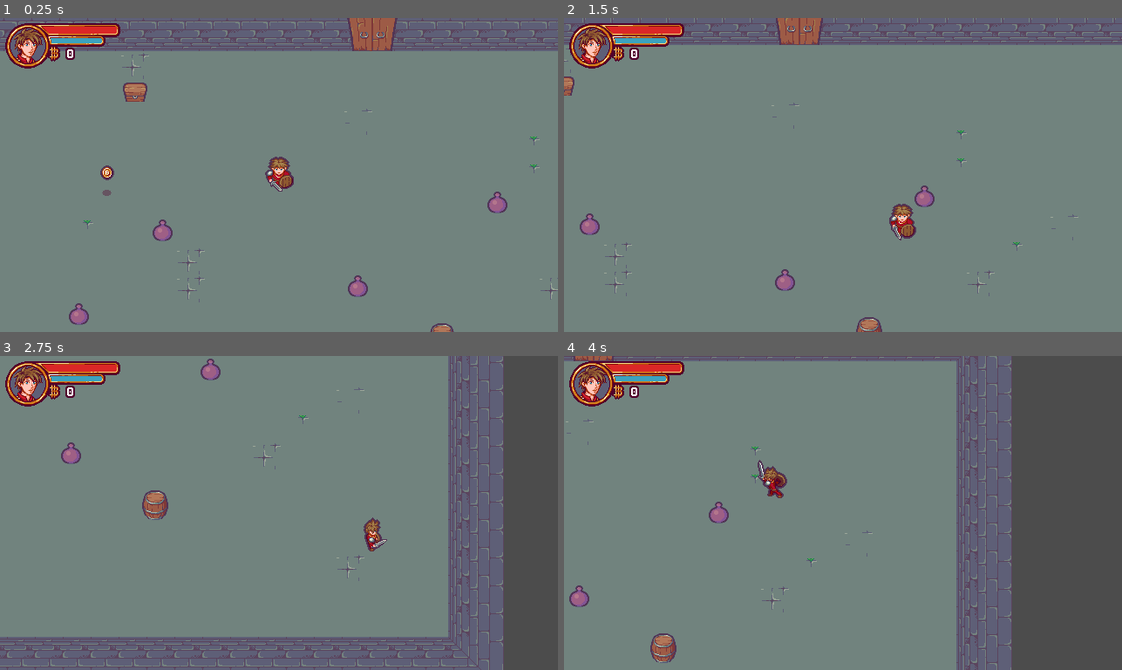
Above: before the commit, frames 1-4 (two rows, left to right).
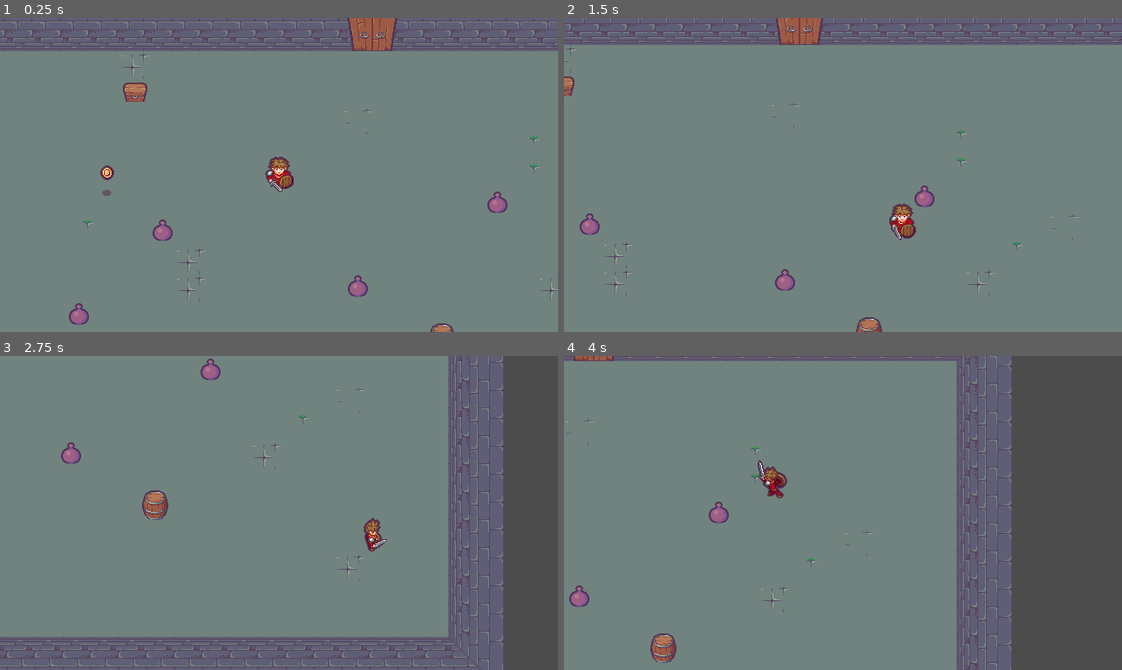
Above: after the commit, the same moments.

Repository: MrBSmith/Zeldisaac
Game: Godot game, scene res://Scenes/Levels/Level.tscn
Same seed, same stepped clock (60 frames per second), same inputs: the game is played once before the commit and once after it. Sound files missing from this copy of the repository are replaced by a short silence.
Inputs:
- Up to frame 1 (0.25 s): no input
- Up to frame 2 (1.5 s): tap Enter (ui_accept) at 0.5, 0.77 s; hold Right (ui_right) 0.53-1.28 s; hold Down (ui_down) from 1.28 s (still down)
- Up to frame 3 (2.75 s): tap Enter (ui_accept) at 1.52 s; release Down (ui_down) at 2.03 s; hold Right (ui_right) from 2.03 s (still down)
- Up to frame 4 (4 s): release Right (ui_right) at 2.78 s; hold Up (ui_up) 2.78-3.53 s; tap Enter (ui_accept) at 3.02, 3.77 s; hold Left (ui_left) from 3.53 s (still down)

The runs differ from the first frame. In frame 1, 1.9% of the frame differs, in the area x 0-22%, y 1-17%; in frame 2, 1.9%; in frame 3, 2.0%; in frame 4, 2.0%.

Commit message:
HUD

Diff:
--- a/Scenes/InteractiveObjects/Coin/Coin.tscn
+++ b/Scenes/InteractiveObjects/Coin/Coin.tscn
@@ -148,6 +148,7 @@
 script = ExtResource( 2 )
 
 [node name="CoinSprite" type="AnimatedSprite" parent="."]
+position = Vector2( 0, 1.61282 )
 frames = SubResource( 9 )
 animation = "Idle"
 __meta__ = {
@@ -157,7 +158,7 @@
 [node name="ShadowSprite" type="AnimatedSprite" parent="."]
 modulate = Color( 1, 1, 1, 0.356863 )
 position = Vector2( 0, 18 )
-scale = Vector2( 0.95, 0.95 )
+scale = Vector2( 0.99032, 0.99032 )
 frames = SubResource( 18 )
 animation = "Rotation"
 
--- a/Scenes/Levels/Level.tscn
+++ b/Scenes/Levels/Level.tscn
@@ -497,9 +497,10 @@
 [node name="Coin" parent="." instance=ExtResource( 5 )]
 position = Vector2( 240, 208 )
 
-[node name="CanvasLayer" type="CanvasLayer" parent="."]
-
-[node name="UI" type="Control" parent="CanvasLayer"]
+[node name="UI_Layer" type="CanvasLayer" parent="."]
+
+[node name="UI" type="Control" parent="UI_Layer"]
+visible = false
 anchor_right = 1.0
 anchor_bottom = 1.0
 theme = SubResource( 39 )
@@ -508,7 +509,7 @@
 "_edit_use_anchors_": false
 }
 
-[node name="HUD" type="TextureRect" parent="CanvasLayer/UI"]
+[node name="HUD" type="TextureRect" parent="UI_Layer/UI"]
 margin_right = 151.0
 margin_bottom = 65.0
 texture = ExtResource( 6 )
@@ -518,7 +519,7 @@
 "_edit_use_anchors_": false
 }
 
-[node name="MoneyLabel" type="Label" parent="CanvasLayer/UI/HUD"]
+[node name="MoneyLabel" type="Label" parent="UI_Layer/UI/HUD"]
 anchor_left = 0.513
 anchor_top = 0.514
 anchor_right = 0.513
@@ -533,7 +534,7 @@
 "_edit_lock_": true
 }
 
-[node name="Portrait" type="TextureRect" parent="CanvasLayer/UI/HUD"]
+[node name="Portrait" type="TextureRect" parent="UI_Layer/UI/HUD"]
 light_mask = 16384
 anchor_left = -0.023
 anchor_top = 0.038
@@ -549,7 +550,7 @@
 "_edit_use_anchors_": false
 }
 
-[node name="Mask" type="Light2D" parent="CanvasLayer/UI/HUD"]
+[node name="Mask" type="Light2D" parent="UI_Layer/UI/HUD"]
 position = Vector2( 75.5, 32.5 )
 texture = ExtResource( 9 )
 mode = 3
